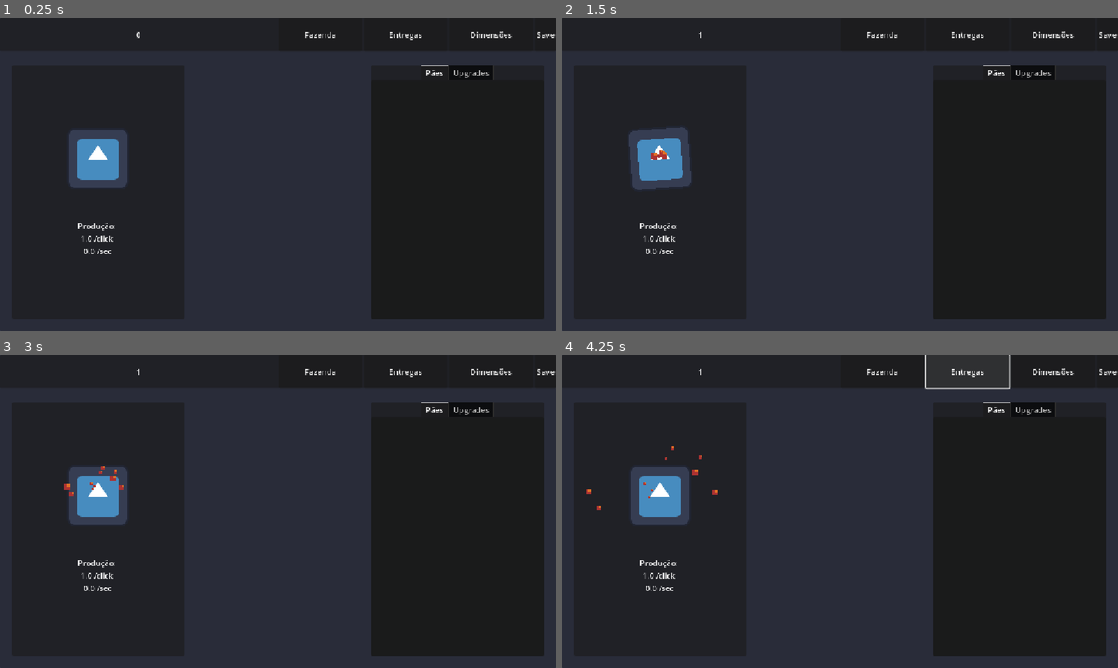
Above: before the commit, frames 1-4 (two rows, left to right).
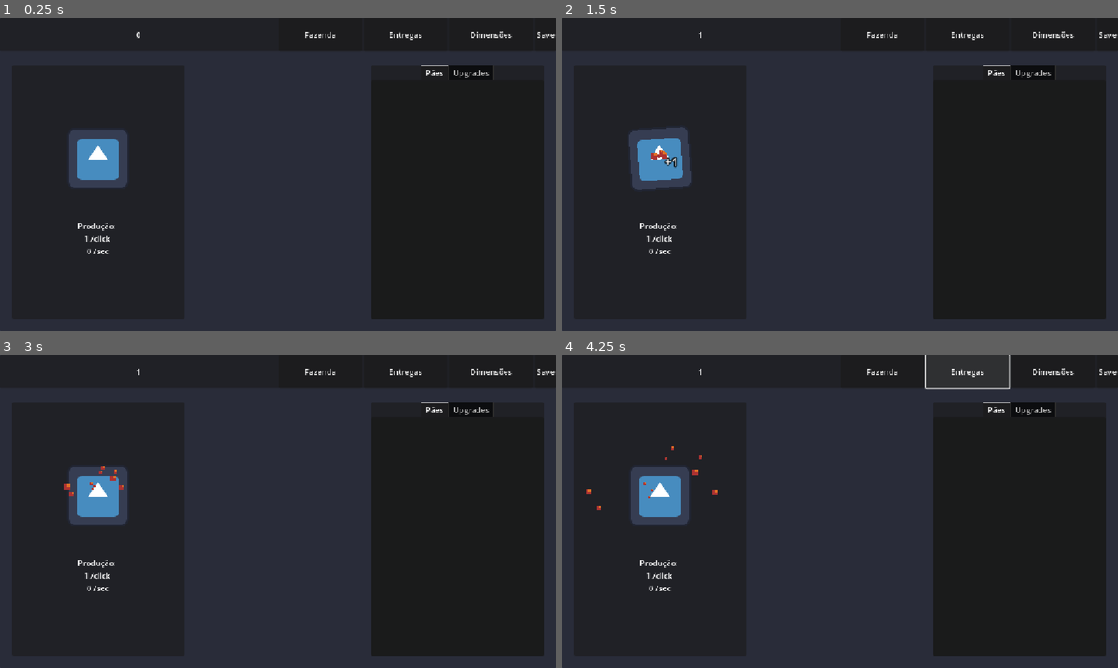
Above: after the commit, the same moments.

Repository: Porpetenha/Padaria-Idle
Game: Godot game, scene res://scenes/maestro.tscn
The game is run twice, just before and just after one commit, with the same random seed, the same clock (stepped at 60 frames per second) and the same inputs. The engine's default icon, where the game draws it, is replaced by a stand-in: a white triangle on a blue panel in a dark square.
Inputs (mouse positions are in pixels of both pictures, inside the frame that each line leads up to):
- Up to frame 1 (0.25 s): no input
- Up to frame 2 (1.5 s): click "Save" at 0.5 s; click (662, 158) at 1.25 s
- Up to frame 3 (3 s): click "Fazenda" at 2 s; click "Loja" at 2.75 s
- Up to frame 4 (4.25 s): click "Entregas" at 3.5 s

The runs differ from the first frame. In frame 1, 0.1% of the frame differs, in the area x 14-21%, y 69-76%; in frame 2, 0.2%, in the area x 14-21%, y 44-76%; in frame 3, 0.1%; in frame 4, 0.1%.

Commit message:
sistema de tempo afk e animação melhorada dos botoes.

Diff:
--- /dev/null
+++ b/assets/prefab/click_pop_up.tscn
@@ -0,0 +1,17 @@
+[gd_scene load_steps=2 format=3 uid="uid://cvfqnqey08vkh"]
+
+[sub_resource type="LabelSettings" id="LabelSettings_olf61"]
+font_size = 20
+shadow_size = 9
+shadow_color = Color(0, 0, 0, 0.81960785)
+shadow_offset = Vector2(0, 0)
+
+[node name="CanvasLayer" type="CanvasLayer"]
+
+[node name="Label" type="Label" parent="."]
+offset_right = 10.0
+offset_bottom = 23.0
+text = "1"
+label_settings = SubResource("LabelSettings_olf61")
+horizontal_alignment = 1
+vertical_alignment = 1
--- /dev/null
+++ b/assets/upgrades/bonus/geleia.tres
@@ -0,0 +1,14 @@
+[gd_resource type="Resource" script_class="UpgradeData" load_steps=3 format=3 uid="uid://d3vij3ya5me4i"]
+
+[ext_resource type="Texture2D" uid="uid://d24wvxq1b1nut" path="res://icon.svg" id="1_dgd5y"]
+[ext_resource type="Script" uid="uid://b10qq2qpidafp" path="res://scripts/upgrade_data.gd" id="1_pnomu"]
+
+[resource]
+script = ExtResource("1_pnomu")
+name = "Geleia"
+upgrade_type = 2
+base_cost = 100
+cost_multp = 1.2
+icon = ExtResource("1_dgd5y")
+locked = false
+metadata/_custom_type_script = "uid://b10qq2qpidafp"
--- a/scenes/main.tscn
+++ b/scenes/main.tscn
@@ -1,15 +1,17 @@
-[gd_scene load_steps=11 format=3 uid="uid://dppjii4f5yke0"]
+[gd_scene load_steps=13 format=3 uid="uid://dppjii4f5yke0"]
 
 [ext_resource type="Script" uid="uid://bvxrp5uw4aq2s" path="res://scripts/main.gd" id="1_o5qli"]
 [ext_resource type="Texture2D" uid="uid://d24wvxq1b1nut" path="res://icon.svg" id="2_0wfyh"]
 [ext_resource type="Script" uid="uid://w71ntir1y6lr" path="res://scripts/click_animation.gd" id="3_choun"]
 [ext_resource type="Script" uid="uid://lfo0464gwutn" path="res://scripts/upgrade_manager.gd" id="3_o6xl0"]
 [ext_resource type="PackedScene" uid="uid://dhnhrqdprsmpw" path="res://assets/prefab/upgrades.tscn" id="3_sugp2"]
+[ext_resource type="AudioStream" uid="uid://b1nwojbslmiul" path="res://assets/sounds/fire.mp3" id="4_ya4ey"]
 [ext_resource type="Script" uid="uid://b10qq2qpidafp" path="res://scripts/upgrade_data.gd" id="5_tipki"]
 [ext_resource type="Resource" uid="uid://rsiij8xb2eks" path="res://assets/upgrades/breads/pao_de_forma.tres" id="6_85g3d"]
 [ext_resource type="Resource" uid="uid://cdxkossvbmc7u" path="res://assets/upgrades/breads/pao_bananinha.tres" id="7_85g3d"]
 [ext_resource type="Resource" uid="uid://ch1vi2ywmobh" path="res://assets/upgrades/breads/pao_frances.tres" id="7_choun"]
 [ext_resource type="Resource" uid="uid://bxpi3yca6ltfr" path="res://assets/upgrades/breads/croassint.tres" id="8_tipki"]
+[ext_resource type="Resource" uid="uid://d3vij3ya5me4i" path="res://assets/upgrades/bonus/geleia.tres" id="12_eb6dy"]
 
 [node name="main" type="Control"]
 layout_mode = 3
@@ -101,7 +103,8 @@
 texture_normal = ExtResource("2_0wfyh")
 script = ExtResource("3_choun")
 
-[node name="AudioStreamPlayer2D" type="AudioStreamPlayer2D" parent="VBoxContainer/MarginContainer/HBoxContainer/forno/VBoxContainer/click_forno"]
+[node name="fire_sound" type="AudioStreamPlayer2D" parent="VBoxContainer/MarginContainer/HBoxContainer/forno/VBoxContainer/click_forno"]
+stream = ExtResource("4_ya4ey")
 
 [node name="bread_production" type="Label" parent="VBoxContainer/MarginContainer/HBoxContainer/forno/VBoxContainer"]
 texture_filter = 1
@@ -121,6 +124,7 @@
 script = ExtResource("3_o6xl0")
 upgrade_scene = ExtResource("3_sugp2")
 paes_data = Array[ExtResource("5_tipki")]([ExtResource("8_tipki"), ExtResource("7_85g3d"), ExtResource("6_85g3d"), ExtResource("7_choun")])
+upgrades_data = Array[ExtResource("5_tipki")]([ExtResource("12_eb6dy")])
 
 [node name="TabContainer" type="TabContainer" parent="VBoxContainer/MarginContainer/HBoxContainer/vitrine"]
 layout_mode = 2
--- a/scripts/click_animation.gd
+++ b/scripts/click_animation.gd
@@ -1,14 +1,29 @@
 extends TextureButton
 
 const EMBER_PARTICLES = preload("res://assets/prefab/particle.tscn")
+const POP_UP = preload("res://assets/prefab/click_pop_up.tscn")
+@onready var sound: AudioStreamPlayer2D = $fire_sound
 
 func _ready():
-	# Define o pivô no centro do botão
+	#Define o pivô no centro do botão
 	pivot_offset = size / 2
 	#particles.position = size / 2
 	pressed.connect(_on_button_pressed)
 
 func _on_button_pressed():
+	#Chama a amimação quando clica no botão
+	animation()
+
+	#Cria novas partículas
+	spawn_particles()
+
+	#Pop up do ganho por click
+	click_pop_up()
+
+	#Reproduz o som do fogo
+	#fire_sound()
+
+func animation():
 	var tween = create_tween()
 	tween.set_parallel(true)
 
@@ -22,16 +37,30 @@
 	tween.chain().tween_property(self, "rotation", deg_to_rad(-3), 0.1)
 	tween.chain().tween_property(self, "rotation", 0, 0.1)
 
-	# Cria novas partículas
-	spawn_particles()
-
 func spawn_particles():
 	var particles = EMBER_PARTICLES.instantiate()
 	add_child(particles)
 	particles.position = size / 2
 	particles.emitting = true
 
-	# Remove as partículas após terminarem
-	get_tree().create_timer(particles.lifetime).timeout.connect(
-		func(): particles.queue_free()
-	)
+	#Remove as partículas após terminarem
+	get_tree().create_timer(particles.lifetime).timeout.connect(func(): particles.queue_free())
+
+func click_pop_up():
+	var popup = POP_UP.instantiate()
+	add_child(popup)
+	var label = popup.get_child(0)
+
+	label.text = "+" + str(Global.bread_click)
+
+	label.global_position = global_position + (size / 2) - (label.size / 2)
+
+	var tween = create_tween()
+	tween.set_parallel(true)
+	tween.tween_property(label, "position", Vector2(randf_range(100, 300), randf_range(200, 400)), 1)
+	tween.tween_property(label, "scale", Vector2(2, 2), 1)
+
+	get_tree().create_timer(1).timeout.connect(func(): popup.queue_free())
+
+func fire_sound():
+	sound.play()
--- a/scripts/global.gd
+++ b/scripts/global.gd
@@ -1,6 +1,16 @@
 extends Node
 
 var money: int
+var bread_click: int = 1
 
 @export var paes_data: Array[UpgradeData] = []  #Arrastar os .tres dos pães aqui
 @export var upgrades_data: Array[UpgradeData] = []  #Arrastar os .tres dos bonus aqui
+
+func time():
+	var sec_offline = int(Time.get_unix_time_from_system() - SaveAndLoad.save_time)
+	print("Ficou offline por ", sec_offline, " segundos")
+
+	var hour = sec_offline / 3600
+	var minutes = (sec_offline % 3600) /60
+
+	print("Isso são ", hour, " horas e ", minutes, " minutos")
--- a/scripts/main.gd
+++ b/scripts/main.gd
@@ -5,47 +5,48 @@
 @onready var bread_production: Label = $VBoxContainer/MarginContainer/HBoxContainer/forno/VBoxContainer/bread_production
 
 #Váriaveis
-var bread_click: float = 0
-var bread_idle: float = 0
-var idle_timer : Timer
+var bread_click: = Global.bread_click
+var bread_idle: int
 
 func _ready():
 	SaveAndLoad.load_data()
+	timer(1)
+	Global.time()
 
-	bread_click = bread_click
 
-	#Set timer para gerar idle
+func _process(_delta: float) -> void:
+	production_calc()
+	set_label()
+
+
+func timer(time): #OK
+	var idle_timer : Timer
 	idle_timer = Timer.new()
-	idle_timer.wait_time = 1.0  # 1 seg
+	idle_timer.wait_time = time
 	idle_timer.autostart = true
 	idle_timer.timeout.connect(_on_idle_timer_timeout)
 	add_child(idle_timer)
 
-func _process(_delta: float) -> void:
-	#Set do calculo para a produção
-	production_calc()
 
-	#Set da label para o dinheiro e para a produção
+func set_label(): #OK
 	money_label.text = str(Global.money)
 	bread_production.text = "Produção: \n" + str(bread_click) + " /click \n" + str(bread_idle) + " /sec"
 
-	#Qando clicar no botão do forno vai produzir dinherio por click
-func _on_click_forno_pressed() -> void:
-	Global.money += int(bread_click)
+func _on_click_forno_pressed() -> void: #OK
+	Global.money += int(bread_click) #Qando clicar no botão do forno vai produzir dinherio por click
 
-	#Função para a geração idle de dinheiro
 func _on_idle_timer_timeout() -> void:
-	Global.money += int(bread_idle)
+	Global.money += int(bread_idle) #Função para a geração idle de dinheiro
 
 func production_calc():
-	bread_click = 1
 	bread_idle = 0
-
 	# Agora você tem acesso direto!
 	for pao in Global.paes_data:
 		if pao.upgrade_type == UpgradeData.upgrade_type_list.BREAD:
 			bread_idle += int(pao.bonus_value) * pao.level
 
+
+
 func _on_button_pressed() -> void:
 	pass
 	SaveAndLoad.save_data()
--- a/scripts/save_and_load.gd
+++ b/scripts/save_and_load.gd
@@ -1,14 +1,18 @@
 extends Node
 
 const save: String = "user://save.json"
+var save_time = int(Time.get_unix_time_from_system())
 
 func save_data():
+	save_time = int(Time.get_unix_time_from_system())
 	#Criar dicionário com os níveis dos upgrades
 	var upgrades_levels = {}
 	for upgrade in Global.paes_data:
 		upgrades_levels[upgrade.name] = upgrade.level
 
+
 	var data = {
+		"save_time" : save_time,
 		"money" : Global.money,
 		"upgrades" : upgrades_levels
 	}
@@ -50,6 +54,7 @@
 
 	var data = json.data
 
+	save_time = data.get("save_time", int(Time.get_unix_time_from_system()))
 	Global.money = data.get("money", 0)
 
 	if data.has("upgrades"):
@@ -57,5 +62,4 @@
 		for upgrade in Global.paes_data:
 			if upgrades_levels.has(upgrade.name):
 				upgrade.level = upgrades_levels[upgrade.name]
-
 	data_loaded.emit()
--- a/scripts/upgrade_data.gd
+++ b/scripts/upgrade_data.gd
@@ -4,7 +4,8 @@
 enum upgrade_type_list {
 	BREAD,
 	CLICK_UPGRADE,
-	IDLE_UPGRADE
+	IDLE_UPGRADE,
+	BREAD_UPGRADE
 }
 
 @export var name: String = "Nome do Upgrade"
@@ -31,7 +32,10 @@
 
 #Idle:
 	#Aumenta a protuçao te tudo em x%
+	#Ganhos afk, inicia com uma quantidade menor que 100% de ganho afk e vai aumentando conforme vai comprando mais upgrades dese tipo
 #Click:
 	#Jackpot: uma pequena chance de um click dar uma grande ganho
-#Produção:
+	#Uma porcentagem da produção total idle representa um incremento nos ganhos por click
+#Pães:
 	#Cada pão ou grupo de pão teria um aumento de % no que ele gera
+	#
--- a/scripts/upgrades.gd
+++ b/scripts/upgrades.gd
@@ -10,7 +10,7 @@
 @onready var tooltip: PanelContainer = $CanvasLayer/tooltip
 @onready var tooltip_desc: RichTextLabel = $CanvasLayer/tooltip/tooltip_desc
 
-#Puxa a classe UpgradeData que é o resource para cirar os status do upgrades
+#Puxa a classe UpgradeData que é o resource para cirar o1s status do upgrades
 var upgrade_data: UpgradeData
 
 func _ready() -> void:
@@ -22,14 +22,20 @@
 	# Configura visual
 	icon.texture = data.icon
 	name_label.text = data.name
-	level_label.text = str(data.level)
 	buy_button.text = str(data.base_cost)
+
+	if data.upgrade_type == data.upgrade_type_list.BREAD:
+		level_label.text = str(data.level)
+	else:
+		level_label.visible = false
 
 	#Para bloquear o upgrade
 	if data.locked == true:
 		lock_panel.visible = true
 
-	#Tooltip
+	tool_tip()
+
+func tool_tip():
 	tooltip.visible = false
 	mouse_entered.connect(_on_mouse_entered)
 	mouse_exited.connect(_on_mouse_exited)
Not shown, added: assets/sounds/fire.mp3.import
Not shown, added: assets/sounds/fire.mp3
